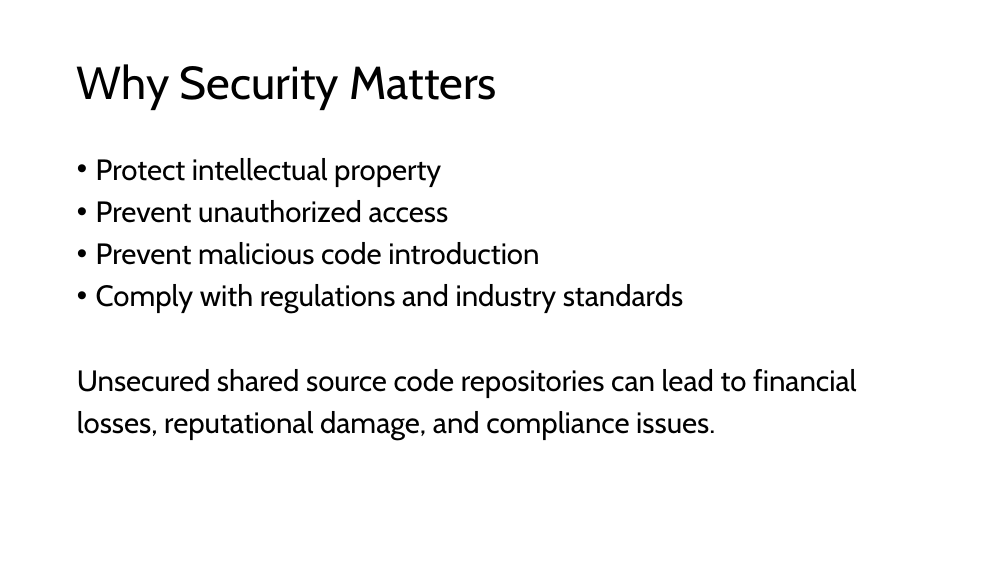
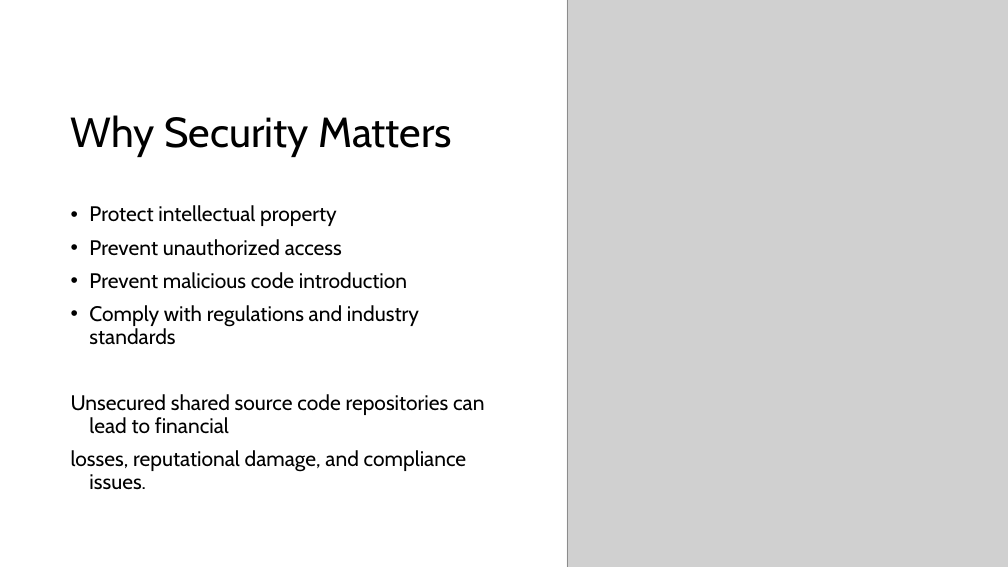
Before and after one commit to Ken-Smit/CSD-380, a slide deck: slide 2 of Module-11/smith-mod11.pptx. Drawn at 1008x567 pixels with LibreOffice and Linux fonts; fonts in the diff are those of the drawing; grey boxes stand for pictures. Boxes give left, top, right and bottom in pixels: in the first picture for what was removed or moved away, otherwise in the second. Text is boxed around its words. In the diff, an @@ line names an element or a change of style, - is before the commit and + after.

```diff
--- a/Module-11/smith-mod11.pptx
+++ b/Module-11/smith-mod11.pptx
@@ picture added at [567,0,1008,567] @@
@@ title "Why Security Matters": place and size @@
-title "Why Security Matters" at [77,64,498,110]
+title "Why Security Matters" at [71,115,452,157]
@@ title "Why Security Matters" at [71,115,452,157]: size 44 to 40 pt @@
@@ text "Protect intellectual property": place and size @@
-text "Protect intellectual property" at [77,158,857,440]
+text "Protect intellectual property" at [71,205,484,490]
@@ text "Protect intellectual property" at [71,205,484,490]: size 28 to 20 pt; vertical alignment top to middle @@
```
Also in this commit, not shown: 9 other slides changed, 3 other files.
